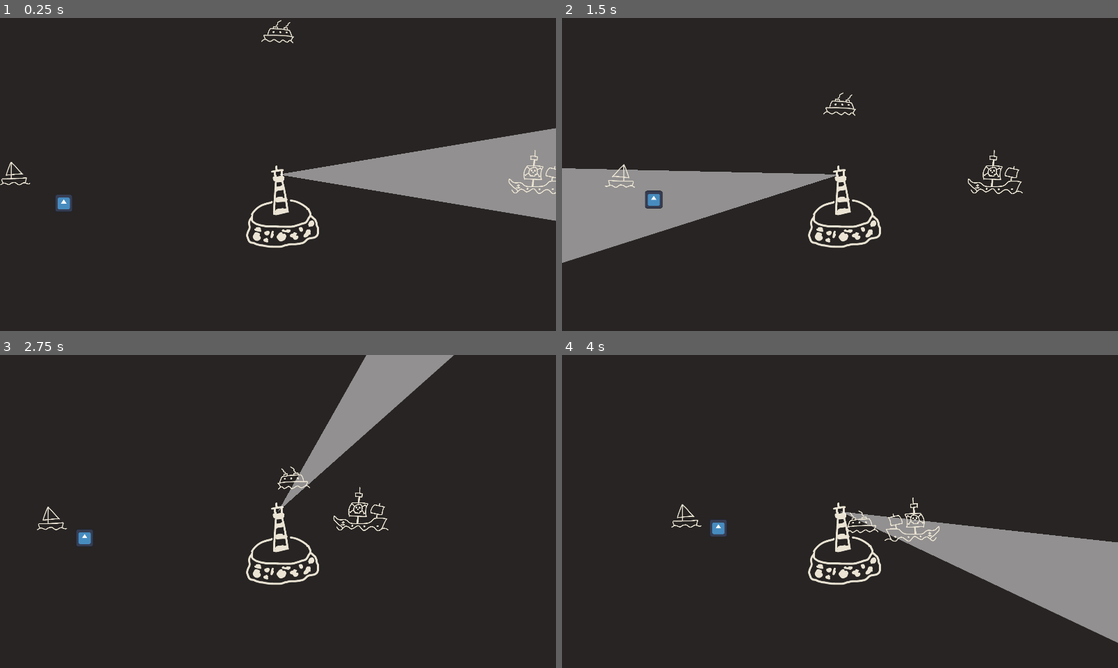
Above: before the commit, frames 1-4 (two rows, left to right).
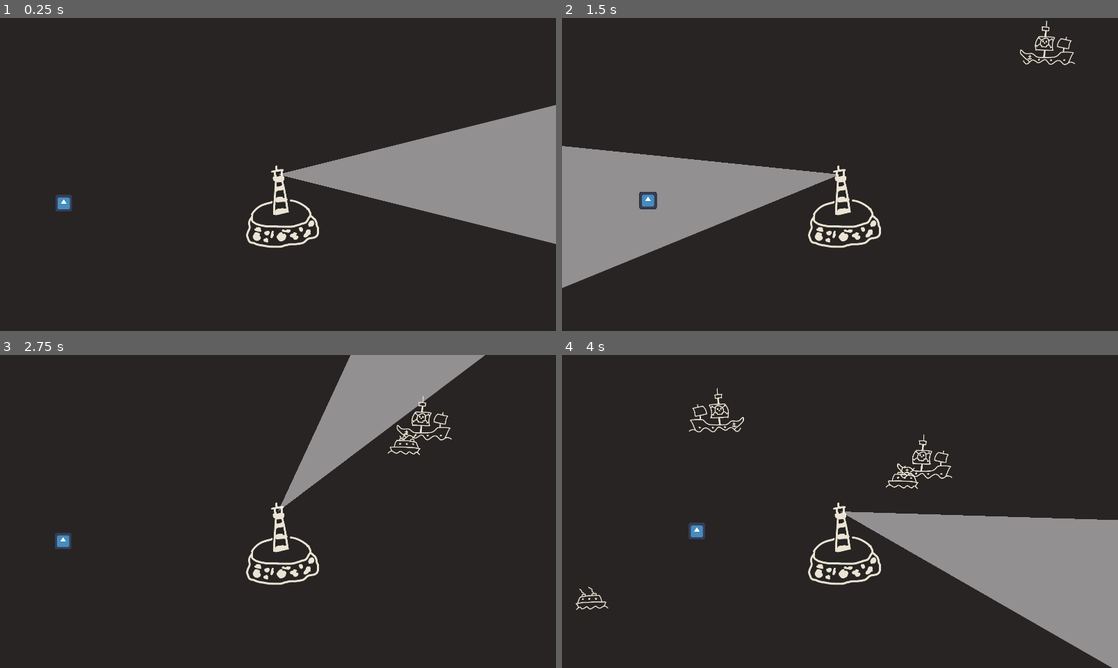
Above: after the commit, the same moments.

Repository: rajariandhana/IGI-Game-Jam-2025
Game: Godot game, scene res://game.tscn
The game is run twice, just before and just after one commit, with the same random seed, the same clock (stepped at 60 frames per second) and the same inputs. The engine's default icon, where the game draws it, is replaced by a stand-in: a white triangle on a blue panel in a dark square.
Inputs (mouse positions are in pixels of both pictures, inside the frame that each line leads up to):
- Up to frame 1 (0.25 s): no input
- Up to frame 2 (1.5 s): move the mouse to (962, 158) at 0.52 s; click (962, 158) at 0.67 s; move the mouse to (728, 190) at 1.27 s; click (728, 190) at 1.42 s
- Up to frame 3 (2.75 s): move the mouse to (333, 442) at 2.02 s; click (333, 442) at 2.17 s
- Up to frame 4 (4 s): move the mouse to (812, 574) at 2.77 s; click (812, 574) at 2.92 s; move the mouse to (1006, 558) at 3.52 s; click (1006, 558) at 3.67 s

The runs differ from the first frame. In frame 1, 4.1% of the frame differs, in the area x 0-100%, y 0-73%; in frame 2, 4.7%; in frame 3, 3.2%; in frame 4, 5.5%, in the area x 2-100%, y 10-100%.

Commit message:
spawning mechanism

Diff:
--- a/game.tscn
+++ b/game.tscn
@@ -1,9 +1,13 @@
-[gd_scene load_steps=5 format=3 uid="uid://cmfudhahwgb1l"]
+[gd_scene load_steps=6 format=3 uid="uid://cmfudhahwgb1l"]
 
 [ext_resource type="Script" uid="uid://c1uqne0i5tuli" path="res://scripts/game.gd" id="1_feb5d"]
 [ext_resource type="PackedScene" uid="uid://b1ubqssihs0ol" path="res://follower.tscn" id="2_e2o6t"]
 [ext_resource type="Texture2D" uid="uid://c0kcisdb8sd7t" path="res://lighthouse.png" id="3_fc0e3"]
 [ext_resource type="Script" uid="uid://sdvip6280y30" path="res://scripts/lighthouse.gd" id="3_feb5d"]
+
+[sub_resource type="CapsuleShape2D" id="CapsuleShape2D_fc0e3"]
+radius = 89.0
+height = 270.0
 
 [node name="Game" type="Node2D"]
 script = ExtResource("1_feb5d")
@@ -26,12 +30,22 @@
 color = Color(1, 1, 1, 0.498039)
 
 [node name="CollisionPolygon2D" type="CollisionPolygon2D" parent="Lighthouse"]
-polygon = PackedVector2Array(0, 0, 1200, 200, 1200, 0, 1200, -200)
+polygon = PackedVector2Array(0, 0, 1200, 300, 1200, 0, 1200, -300)
+
+[node name="Island" type="CollisionShape2D" parent="Lighthouse"]
+position = Vector2(5, 109)
+shape = SubResource("CapsuleShape2D_fc0e3")
 
 [node name="Camera2D" type="Camera2D" parent="."]
 
 [node name="Follower" parent="." instance=ExtResource("2_e2o6t")]
 position = Vector2(-777, 104)
 
+[node name="SpawnTimer" type="Timer" parent="."]
+autostart = true
+
+[node name="Followers" type="Node2D" parent="."]
+
 [connection signal="body_entered" from="Lighthouse" to="Lighthouse" method="_on_body_entered"]
 [connection signal="body_exited" from="Lighthouse" to="Lighthouse" method="_on_body_exited"]
+[connection signal="timeout" from="SpawnTimer" to="." method="_on_spawn_timer_timeout"]
--- a/scripts/game.gd
+++ b/scripts/game.gd
@@ -1,24 +1,48 @@
 extends Node2D
 
-var on: bool
+var follower = load("res://follower.tscn")
+
+var spawn_interval_min = 5.0
+var spawn_interval_max = 15.0
+var spawn_radius = 100
+var spawn_area_min = Vector2(-1920/2,-1080/2)
+var spawn_area_max = Vector2(1920/2,1080/2)
+
+@onready var spawn_timer: Timer = $SpawnTimer
+@onready var followers: Node2D = $Followers
 
 func _ready() -> void:
-	var f = load("res://follower.tscn")
-	var f1:Follower = f.instantiate()
-	add_child(f1)
-	f1.set_props(0, Vector2(-1920/2,0))
-	var f2:Follower = f.instantiate()
-	add_child(f2)
-	f2.set_props(1, Vector2(0,-1080/2))
-	var f3:Follower = f.instantiate()
-	add_child(f3)
-	f3.set_props(2, Vector2(1920/2,0))
+	spawn_timer = Timer.new()
+	spawn_timer.wait_time = randf_range(spawn_interval_min, spawn_interval_max)
+	add_child(spawn_timer)
+	#var f1:Follower = follower.instantiate()
+	#followers.add_child(f1)
+	#f1.set_props(0, Vector2(-1920/2,0))
 
-func _process(delta: float) -> void:
-	pass
+func _on_spawn_timer_timeout() -> void:
+	spawn_follower()
+	spawn_timer.wait_time = randf_range(spawn_interval_min, spawn_interval_max)
 
-func _input(event):
-	if event is InputEventMouseButton and event.pressed and event.button_index == MOUSE_BUTTON_LEFT:
-		on=!on
-		#label.text = "ON" if on else "OFF"
-		#label.text = str(on)
+func spawn_follower():
+	var chance = randi_range(0,10)
+	var f:Follower = follower.instantiate()
+	followers.add_child(f)
+	var v = get_random_spawn_position()
+	var type=0
+	if 5<=chance && chance<=7:
+		type=1
+	elif 8<=chance && chance<=10:
+		type=2
+	f.set_props(type,v)
+
+func get_random_spawn_position() -> Vector2:
+	var v = Vector2(
+		randf_range(spawn_area_min.x, spawn_area_max.x),
+		randf_range(spawn_area_min.y, spawn_area_max.y)
+	)
+	if v.distance_to(Vector2.ZERO) < 500:
+		return get_random_spawn_position()
+	for follower in followers.get_children():
+		if v.distance_to(follower.position) < spawn_radius:
+			return get_random_spawn_position()
+	return v
--- a/scripts/lighthouse.gd
+++ b/scripts/lighthouse.gd
@@ -4,7 +4,7 @@
 @onready var polygon_2d: Polygon2D = $Polygon2D
 @onready var collision_polygon_2d: CollisionPolygon2D = $CollisionPolygon2D
 
-var zero: Vector2 = Vector2(0,0)
+var on: bool
 var target: Vector2
 
 func _process(delta: float) -> void:
@@ -19,36 +19,16 @@
 	target = mouse*500
 
 func _on_body_entered(body: Node2D) -> void:
+	#print("ERE")
 	if body is Follower:
 		body.set_target(target)
-		body.speed = 300
+		body.speed = 400
 
 func _on_body_exited(body: Node2D) -> void:
 	if body is Follower:
 		body.set_target(global_position)
 		body.speed = 200
 
-
-#path_2d.curve.clear_points()
-	#path_2d.curve.add_point(zero)
-	#path_2d.curve.add_point(zero)
-	#path_2d.curve.add_point(zero)
-	#path_2d.curve.add_point(zero)
-	#path_2d.curve.set_point_position(0, zero)
-
-	#var radius = (mouse - zero).length()
-	#var end: Vector2 = 1.2 * mouse
-	#var sd: Vector2 = 0.2 * mouse
-	#var s1 = mouse+Vector2(-sd.y, sd.x)
-	#var s2 = mouse+Vector2(sd.y, -sd.x)
-	#
-	#path_2d.curve.set_point_position(1, s1)
-	#path_2d.curve.set_point_position(2, end)
-	#path_2d.curve.set_point_position(3, s2)
-	#
-	#var baked = path_2d.curve.get_baked_points()
-	#polygon_2d.polygon = baked
-	#var new_shape = polygon_2d.polygon.duplicate()
-	#if collision_polygon_2d.polygon!=new_shape:
-		#collision_polygon_2d.polygon= new_shape
-	 #= get_global_mouse_position() - global_position
+func _input(event):
+	if event is InputEventMouseButton and event.pressed and event.button_index == MOUSE_BUTTON_LEFT:
+		on=!on
